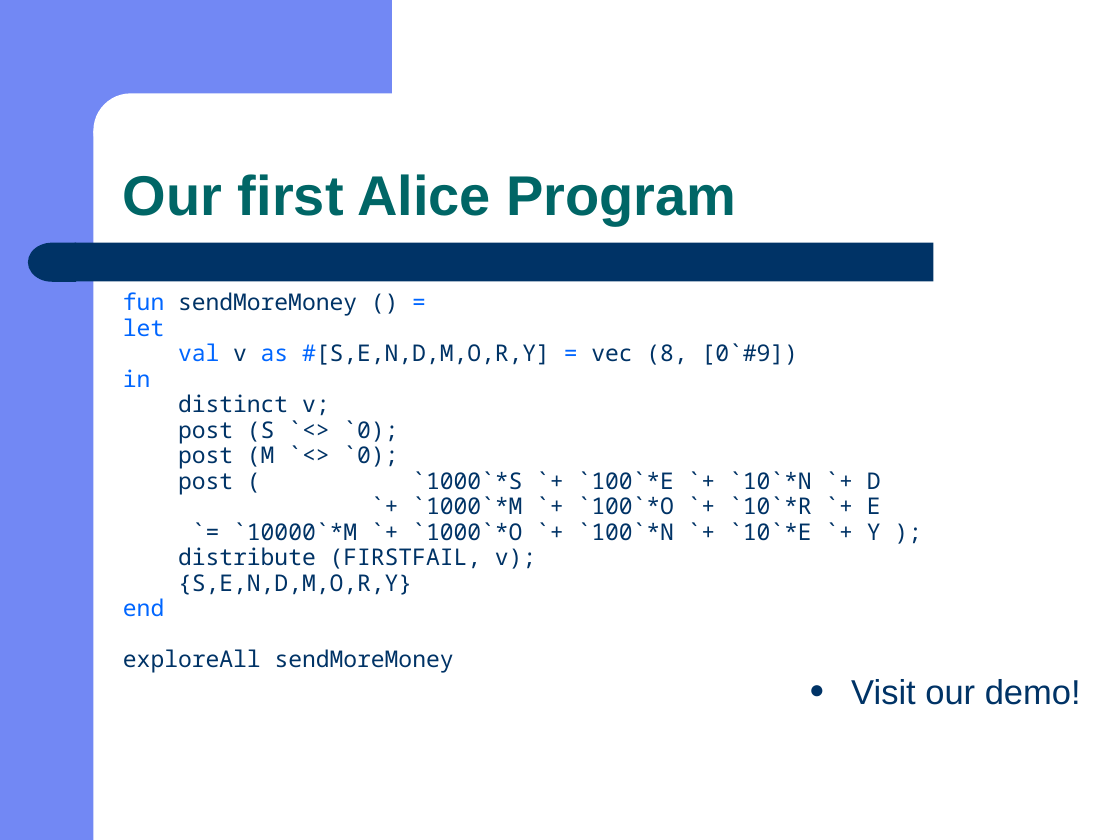
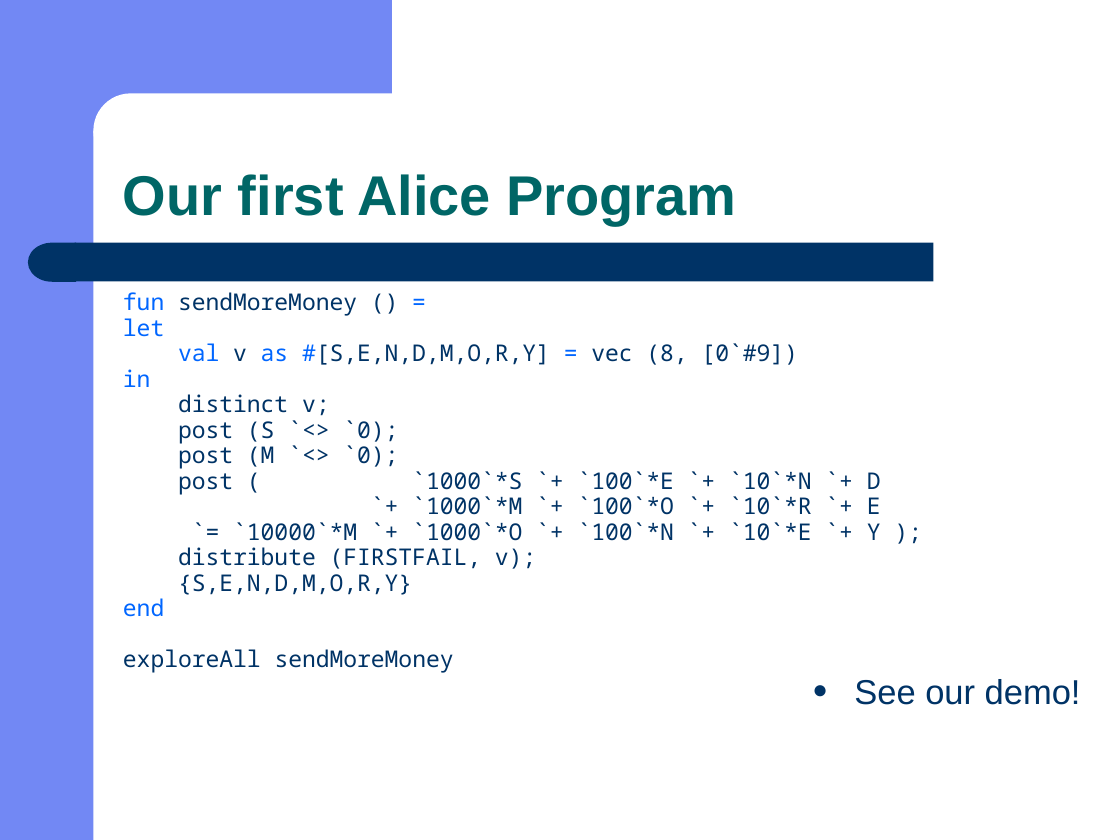
Before and after one commit to doublec/aliceml-abandoned, a slide deck: slide 11 of doc/presentations/C-Tag 2001 Alice.ppt (slide 10 before the commit). Drawn at 1120x840 pixels with LibreOffice and Linux fonts; fonts in the diff are those of the drawing. Boxes give left, top, right and bottom in pixels: in the first picture for what was removed or moved away, otherwise in the second. Text is boxed around its words. In the diff, an @@ line names an element or a change of style, - is before the commit and + after.

```diff
--- a/doc/presentations/C-Tag 2001 Alice.ppt
+++ b/doc/presentations/C-Tag 2001 Alice.ppt
@@ text at (854, 679, 1081, 705): text changed @@
-● Visit our demo!
+● See our demo!
```
Also in this commit, not shown: 3 other slides changed, 1 slide added.
